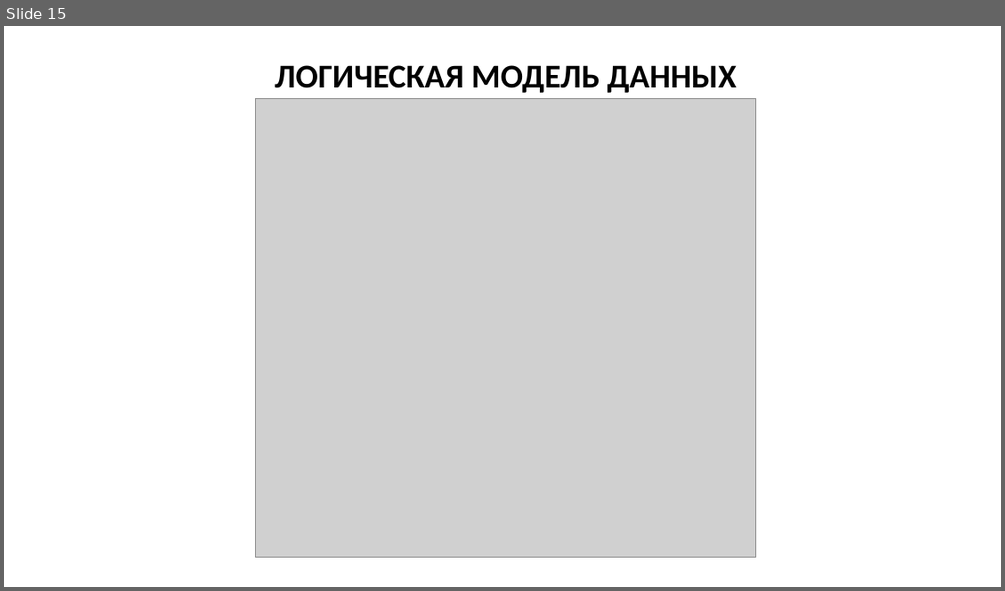
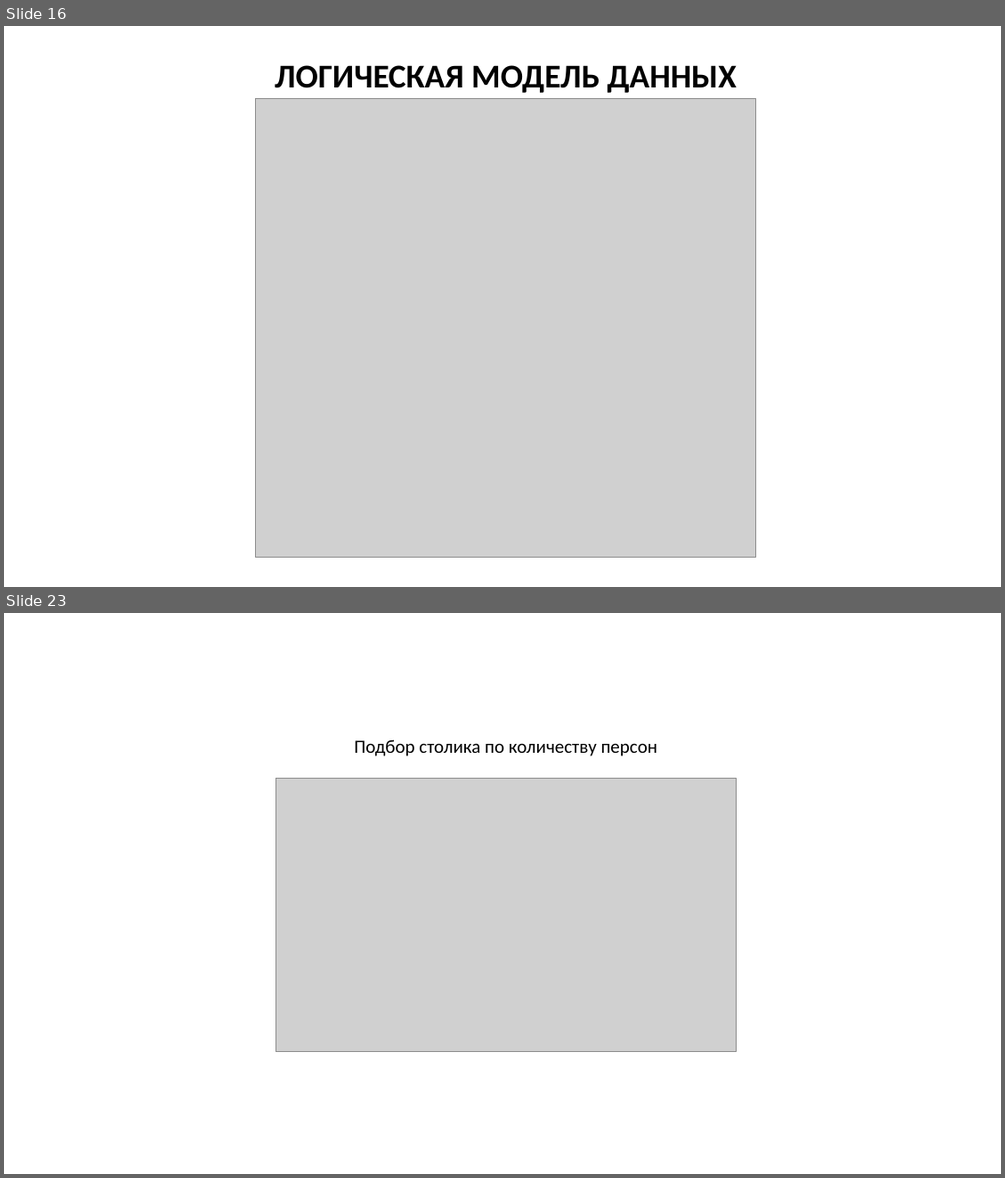
Before and after one commit to Crecker24/kursach, a slide deck: Презентация к курсовой.pptx. Shown one above the other, each under a label of ours: slide 15 before the commit, slides 16 and 23 after it; the slides between them are not shown. The pictures are 1005x591 and 1005x1178 pixels, drawn with LibreOffice and Linux fonts; fonts in the diff are those of the drawing; grey boxes stand for pictures. Boxes give left, top, right and bottom in pixels: in the first picture for what was removed or moved away, otherwise in the second. Text is boxed around its words. In the diff, an @@ line names an element or a change of style, - is before the commit and + after.

```diff
--- a/Презентация к курсовой.pptx
+++ b/Презентация к курсовой.pptx
@@ slide 23 added at bbox=[4, 613, 1001, 1174], background #FFFFFF @@
@@ text added at bbox=[354, 739, 658, 756], 18 pt, text #000000 @@
+Подбор столика по количеству персон
@@ picture added at bbox=[275, 779, 736, 1052] @@
@@ what was slide 15 is now slide 16 @@
```
Also in this commit, not shown: 1 slide changed, 6 other slides added.
